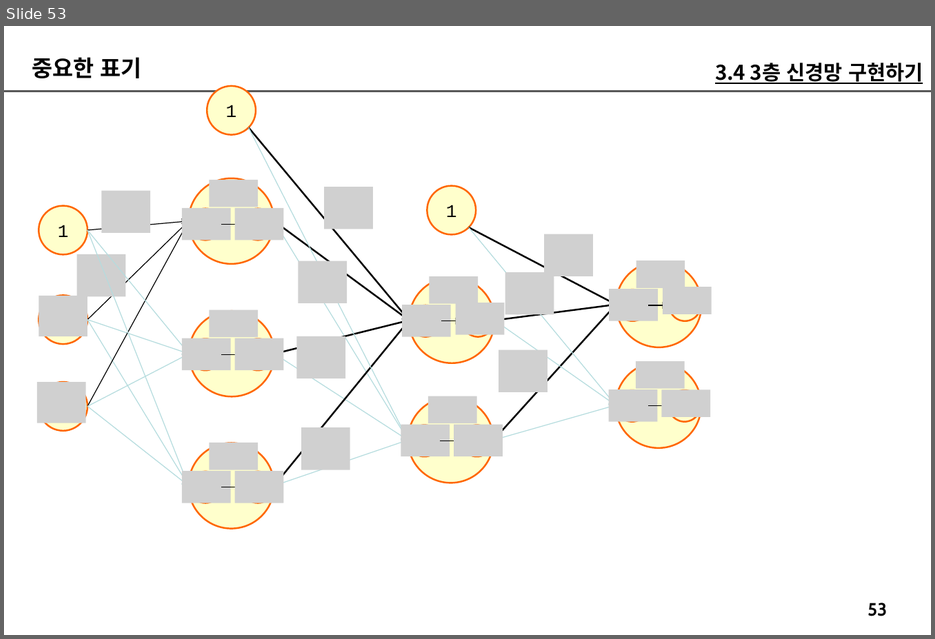
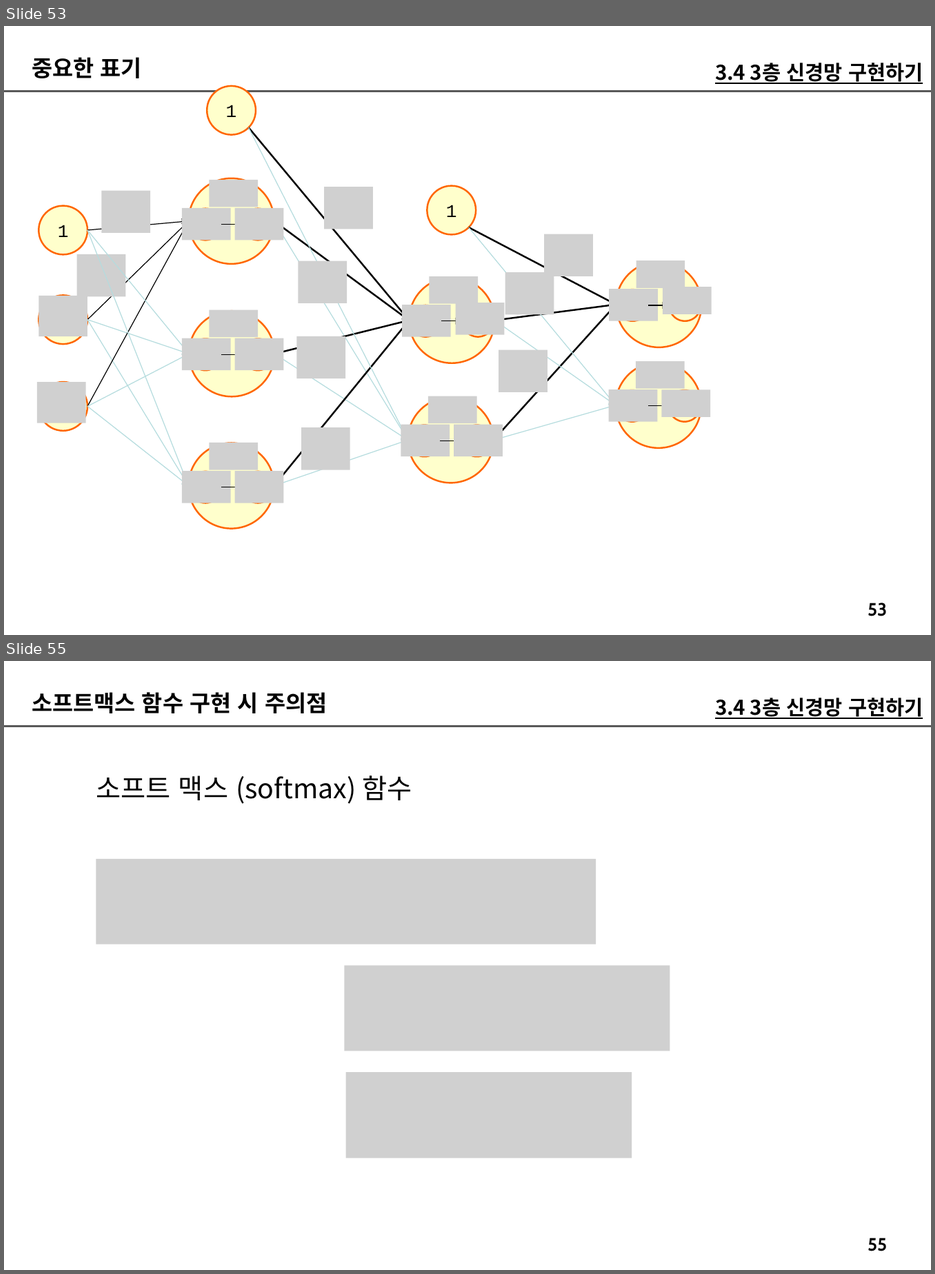
Before and after one commit to imguru-mooc/AI_Basic, a slide deck: 인공지능_2(판서).pptx. Shown one above the other, each under a label of ours: slide 53 before the commit, slides 53 and 55 after it; the slides between them are not shown. The pictures are 935x639 and 935x1274 pixels, drawn with LibreOffice and Linux fonts; fonts in the diff are those of the drawing; grey boxes stand for pictures. Boxes give left, top, right and bottom in pixels: in the first picture for what was removed or moved away, otherwise in the second. Text is boxed around its words. In the diff, an @@ line names an element or a change of style, - is before the commit and + after.

```diff
--- a/인공지능_2(판서).pptx
+++ b/인공지능_2(판서).pptx
@@ slide 55 added at (x1=4, y1=661, x2=931, y2=1270), background #FFFFFF; not listed: 2 template elements that a slide beside it also shows @@
@@ text added at (x1=32, y1=692, x2=327, y2=713), 20 pt, text #000000, bold @@
+소프트맥스 함수 구현 시 주의점
@@ text added at (x1=715, y1=698, x2=923, y2=719), 18 pt, text #000000, bold, underline @@
+3.4 3층 신경망 구현하기
@@ text added at (x1=96, y1=776, x2=412, y2=804), 24 pt, text #000000 @@
+소프트 맥스 (softmax) 함수
@@ picture added at (x1=96, y1=859, x2=596, y2=945) @@
@@ picture added at (x1=344, y1=965, x2=670, y2=1051) @@
@@ picture added at (x1=346, y1=1072, x2=632, y2=1158) @@
```
Also in this commit, not shown: 7 slides changed, 16 other slides added.
